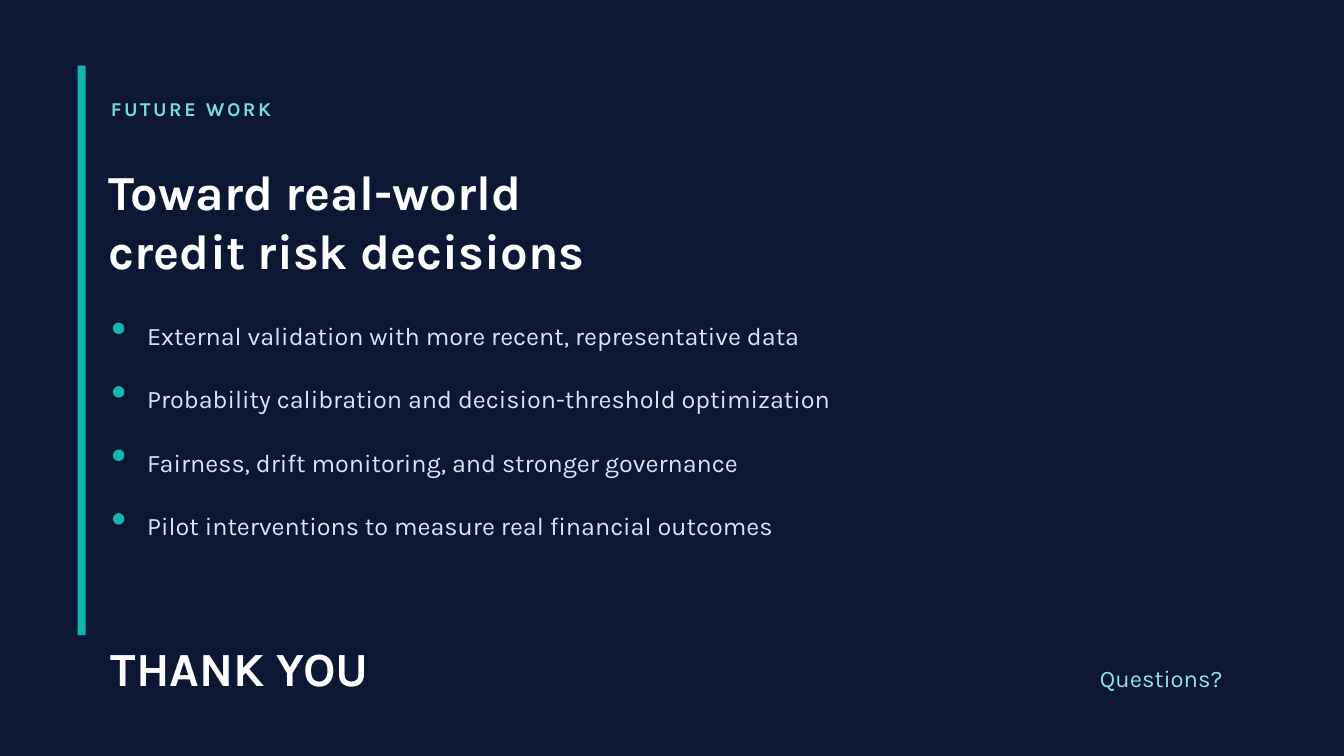
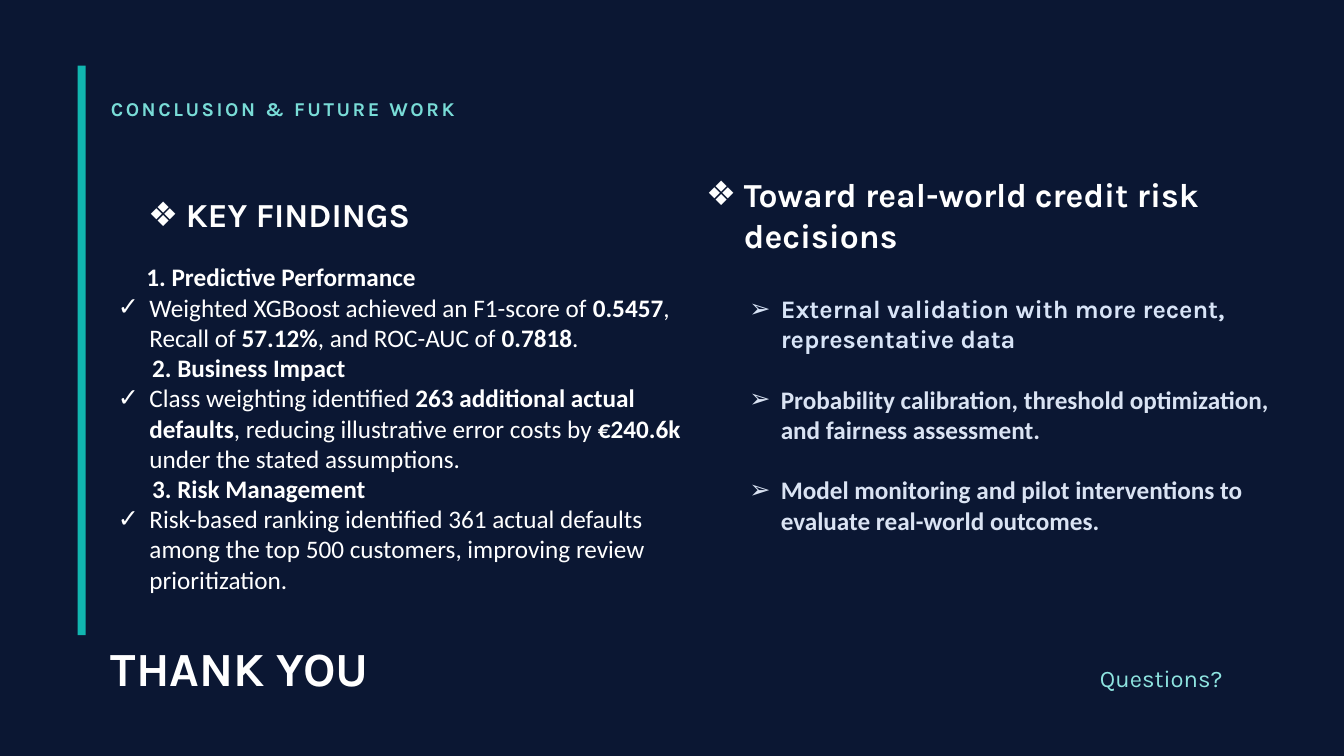
Before and after one commit to elshir-da/final_project_data_analytics_iron_hack, a slide deck: slide 10 of Credit_Card_Default.pptx. Drawn at 1344x756 pixels with LibreOffice and Linux fonts; fonts in the diff are those of the drawing. Boxes give left, top, right and bottom in pixels: in the first picture for what was removed or moved away, otherwise in the second. Text is boxed around its words. In the diff, an @@ line names an element or a change of style, - is before the commit and + after.

```diff
--- a/Credit_Card_Default.pptx
+++ b/Credit_Card_Default.pptx
@@ text at (111,103,454,117): text changed @@
-FUTURE WORK
+CONCLUSION & FUTURE WORK
@@ text added at (186,204,410,228), 24 pt, text #FFFFFF, bold @@
+❖ KEY FINDINGS
@@ text at (744,183,1199,249): text changed; size 35 to 24 pt @@
-Toward real-world
-credit risk decisions
+❖ Toward real-world credit risk decisions
@@ text added at (149,299,681,593), 18 pt, text #FFFFFF @@
+1. Predictive Performance
+✓ Weighted XGBoost achieved an F1-score of 0.5457, Recall of 57.12%, and ROC-AUC of 0.7818.
+2. Business Impact
+✓ Class weighting identified 263 additional actual defaults, reducing illustrative error costs by €240.6k under the stated assumptions.
+3. Risk Management
+✓ Risk-based ranking identified 361 actual defaults among the top 500 customers, improving review prioritization.
@@ text "External validation with more recent, ...": place and size @@
-text "External validation with more recent, ..." at (147,327,799,351)
+text "External validation with more recent, ..." at (781,300,1268,530)
@@ rounded rectangle removed at (113,323,125,335) @@
@@ text at (781,300,1225,354): bold on in "External validation with more recent, representative data"; bullet none to ➢ @@
@@ rounded rectangle removed at (113,386,125,398) @@
@@ text removed at (147,390,830,414) @@
-Probability calibration and decision-threshold optimization
@@ text at (781,391,1268,530): paragraphs added @@
+➢ Probability calibration, threshold optimization, and fairness assessment.
+➢ Model monitoring and pilot interventions to evaluate real-world outcomes.
@@ rounded rectangle removed at (113,450,125,462) @@
@@ text removed at (147,454,738,478) @@
-Fairness, drift monitoring, and stronger governance
@@ rounded rectangle removed at (113,513,125,525) @@
@@ text removed at (147,517,773,536) @@
-Pilot interventions to measure real financial outcomes
```
